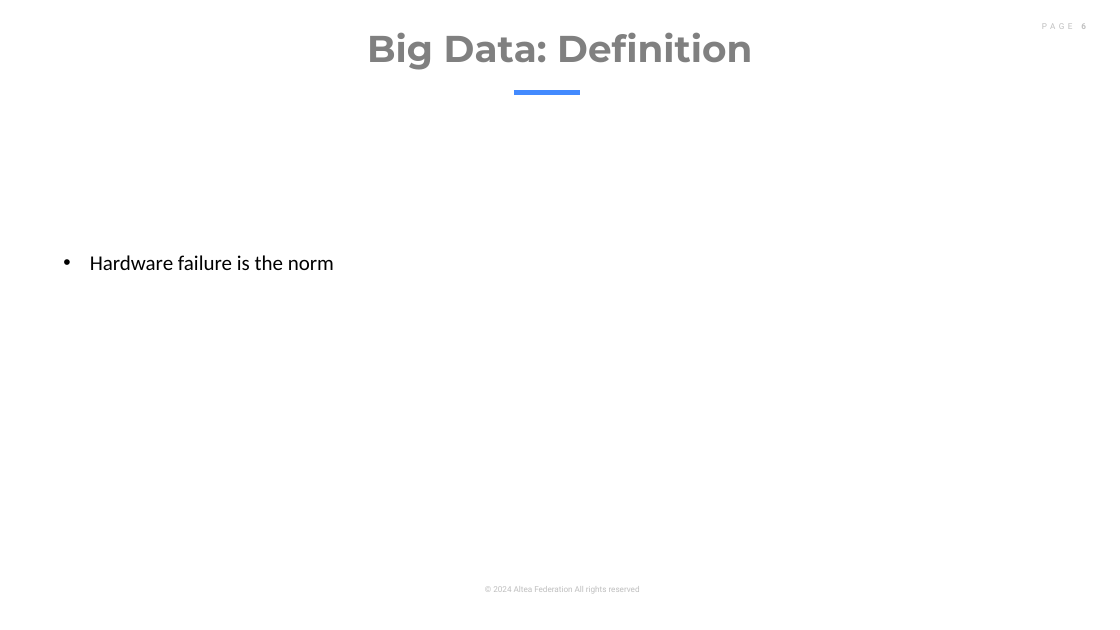
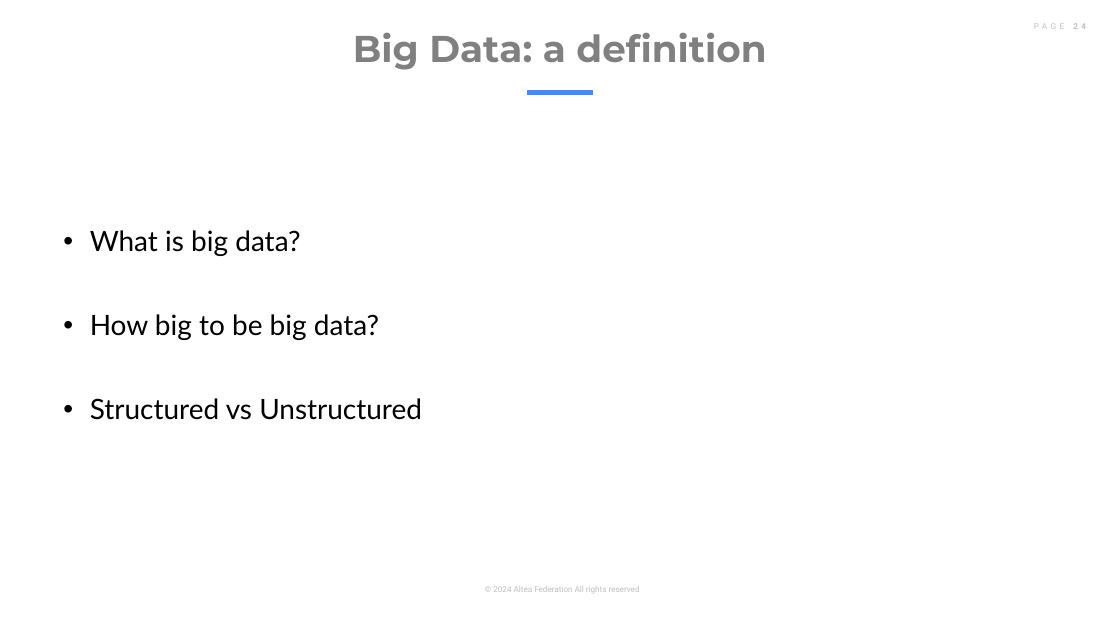
Before and after one commit to altea-abs/big-data-azure-intro, a slide deck: slide 24 of day_1/storage.pptx (slide 6 before the commit). Drawn at 1120x630 pixels with LibreOffice and Linux fonts; fonts in the diff are those of the drawing. Boxes give left, top, right and bottom in pixels: in the first picture for what was removed or moved away, otherwise in the second. Text is boxed around its words. In the diff, an @@ line names an element or a change of style, - is before the commit and + after.

```diff
--- a/day_1/storage.pptx
+++ b/day_1/storage.pptx
@@ title at (353,32,766,70): text changed @@
-Big Data: Definition
+Big Data: a definition
@@ line moved from (514, 92) - (581, 92) to (527, 92) - (593, 92) @@
@@ text at (90,230,422,420): text changed; size 18 to 24 pt; font Calibri to Lato @@
-• Hardware failure is the norm
+• What is big data?
+• How big to be big data?
+• Structured vs Unstructured
```
Also in this commit, not shown: 18 other slides changed, 46 slides added, 11 slides removed, 6 other files.
